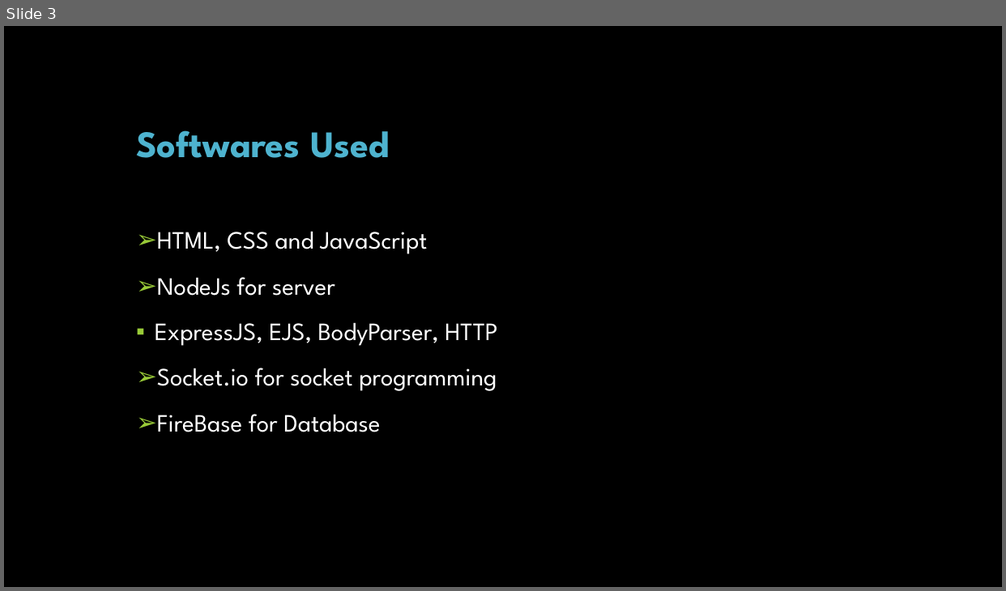
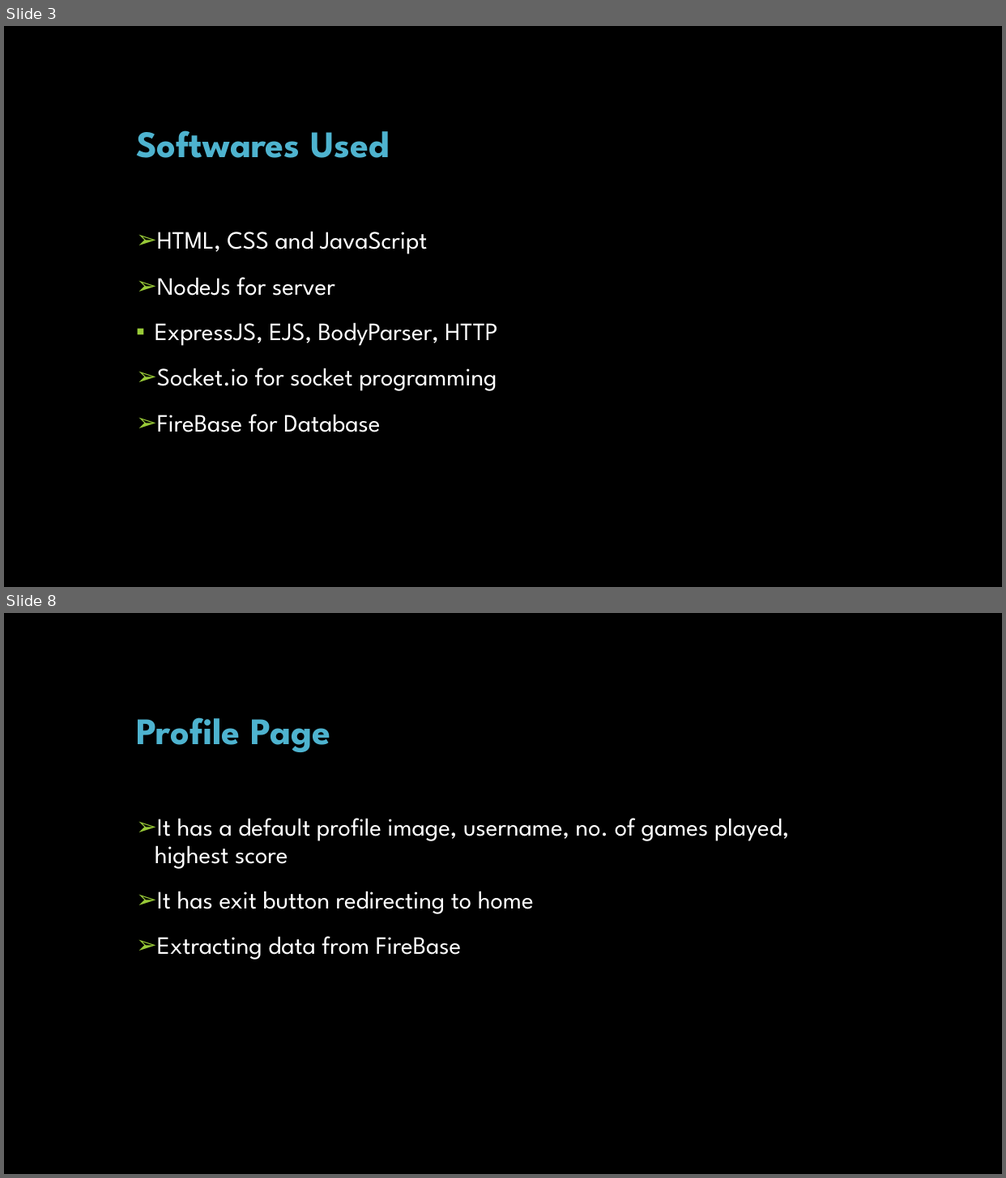
Before and after one commit to KusalG05/Theen-Titans, a slide deck: Theen-Titans.pptm. Shown one above the other, each under a label of ours: slide 3 before the commit, slides 3 and 8 after it; the slides between them are not shown. The pictures are 1006x591 and 1006x1178 pixels, drawn with LibreOffice and Linux fonts; fonts in the diff are those of the drawing; background and template pictures are left out. Boxes give left, top, right and bottom in pixels: in the first picture for what was removed or moved away, otherwise in the second. Text is boxed around its words. In the diff, an @@ line names an element or a change of style, - is before the commit and + after.

```diff
--- a/Theen-Titans.pptm
+++ b/Theen-Titans.pptm
@@ slide 8 added at (x1=4, y1=613, x2=1002, y2=1174), background picture (left out) @@
@@ title added at (x1=136, y1=717, x2=330, y2=752), 36 pt, text #4EB3CF, bold @@
+Profile Page
@@ text added at (x1=155, y1=818, x2=789, y2=960), 24 pt, text #FFFFFF @@
+➢ It has a default profile image, username, no. of games played, highest score
+➢ It has exit button redirecting to home
+➢ Extracting data from FireBase
```
Also in this commit, not shown: 1 slide changed, 5 other slides added, 1 slide removed, 4 other files.
